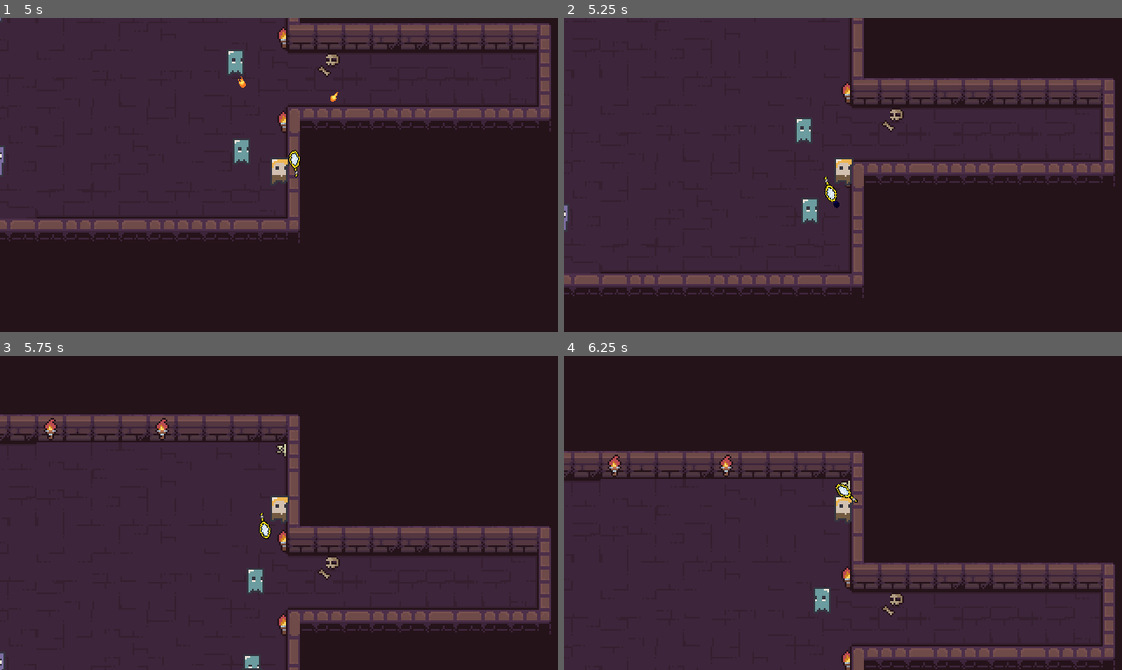
Above: before the commit, frames 1-4 (two rows, left to right).
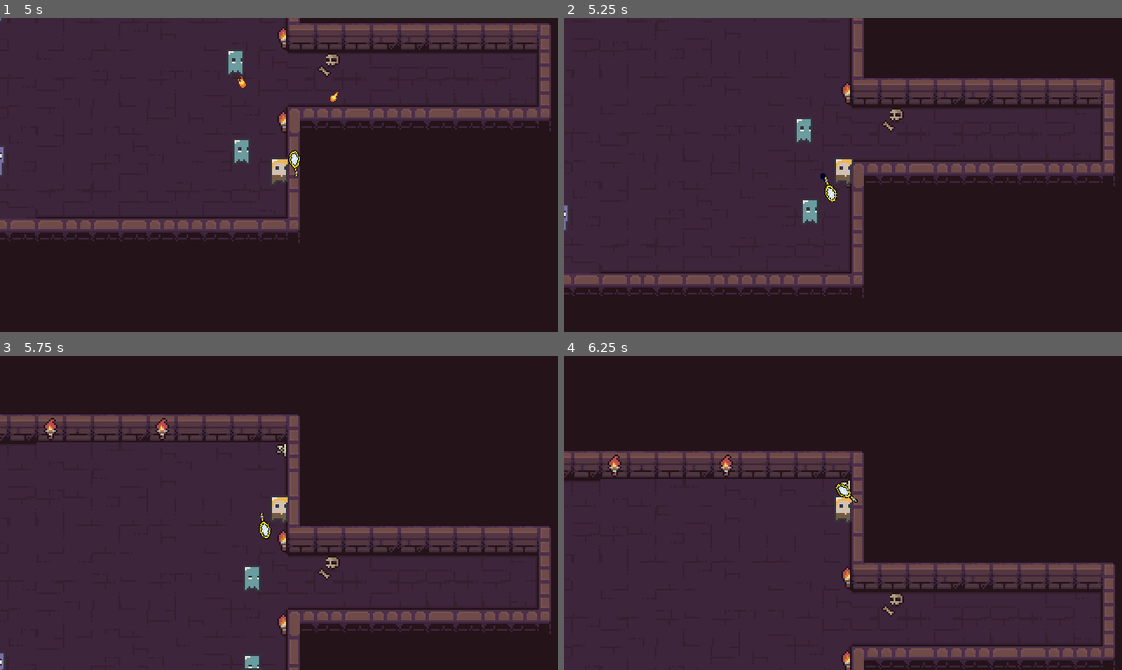
Above: after the commit, the same moments.

Repository: Z3BINI/mirror-attack
Game: Godot game, scene res://scenes/levels/level_7.tscn
Two runs of this game, one before a commit and one after it. Both use one fixed random seed, a clock stepped at 60 frames per second and the inputs below. The project has no main scene, so this scene is started directly.
Inputs (mouse positions are in pixels of both pictures, inside the frame that each line leads up to):
- Up to frame 1 (5 s): tap Enter at 0.5, 2 s; move the mouse to (251, 237) at 0.52 s; hold W (move_up) 0.53-2.03 s; tap F (dash) at 0.6, 2.85 s; tap Space at 1.25 s; move the mouse to (446, 222) at 1.27 s; tap E (interact) at 1.35 s; move the mouse to (111, 127) at 2.02 s; hold Shift (sprint) 2.03-2.78 s; hold A (move_left) 2.03-3.53 s; move the mouse to (306, 175) at 2.77 s; move the mouse to (195, 96) at 3.52 s; hold S (move_down) 3.53-4.28 s; hold E (interact) 3.53-4.28 s; move the mouse to (401, 159) at 4.27 s; hold D (move_right) from 4.28 s (still down); tap Shift (sprint) at 4.35 s
- Up to frame 2 (5.25 s): move the mouse to (731, 190) at 5.02 s; release D (move_right) at 5.03 s; hold W (move_up) from 5.03 s (still down); tap F (dash) at 5.1 s
- Up to frame 3 (5.75 s): keep holding W (move_up)
- Up to frame 4 (6.25 s): move the mouse to (898, 443) at 5.77 s; release W (move_up) at 5.78 s; hold D (move_right) from 5.78 s (still down); tap E (interact) at 5.85 s

Frame 1 is identical in both runs. In frame 2, less than 0.1% of the frame differs, in the area x 42-50%, y 49-66%; in frame 3, 0.1%; in frame 4, 0.2%, in the area x 45-48%, y 74-82%.

Commit message:
bigger cllider - problems

Diff:
--- a/scenes/player/mirror.tscn
+++ b/scenes/player/mirror.tscn
@@ -5,7 +5,7 @@
 [ext_resource type="Texture2D" uid="uid://cinswdm4iauc7" path="res://assets/dungeonSprites_ v1.5/mHeroHand_.png" id="2_aw8rh"]
 
 [sub_resource type="RectangleShape2D" id="RectangleShape2D_nbxws"]
-size = Vector2(4, 30)
+size = Vector2(10, 34)
 
 [node name="Mirror" type="Sprite2D"]
 scale = Vector2(0.5, 0.5)
@@ -21,5 +21,5 @@
 collision_mask = 44
 
 [node name="CollisionShape2D" type="CollisionShape2D" parent="ReflectDetect"]
-position = Vector2(0, -11)
+position = Vector2(-1, -11)
 shape = SubResource("RectangleShape2D_nbxws")
